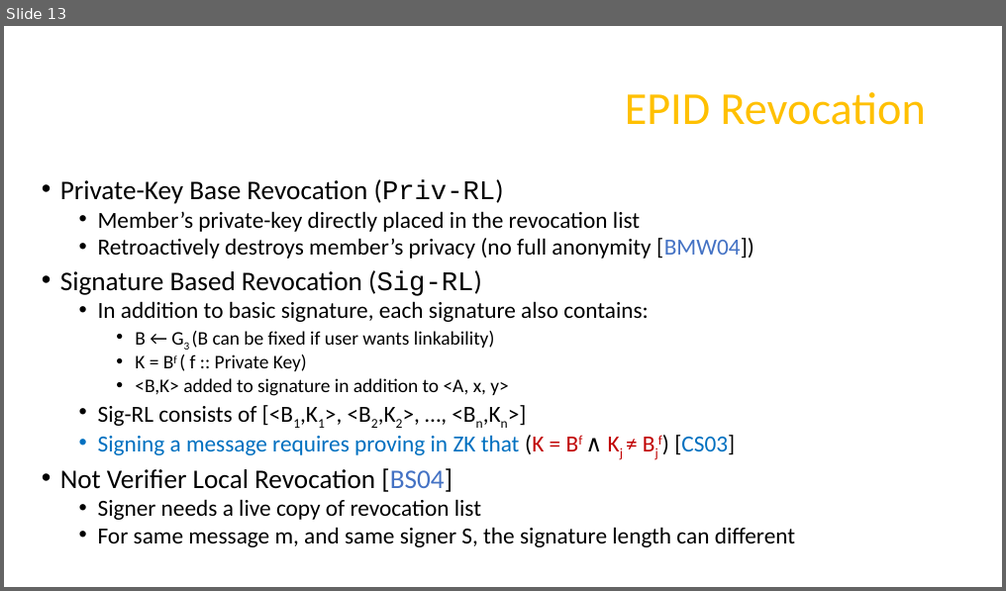
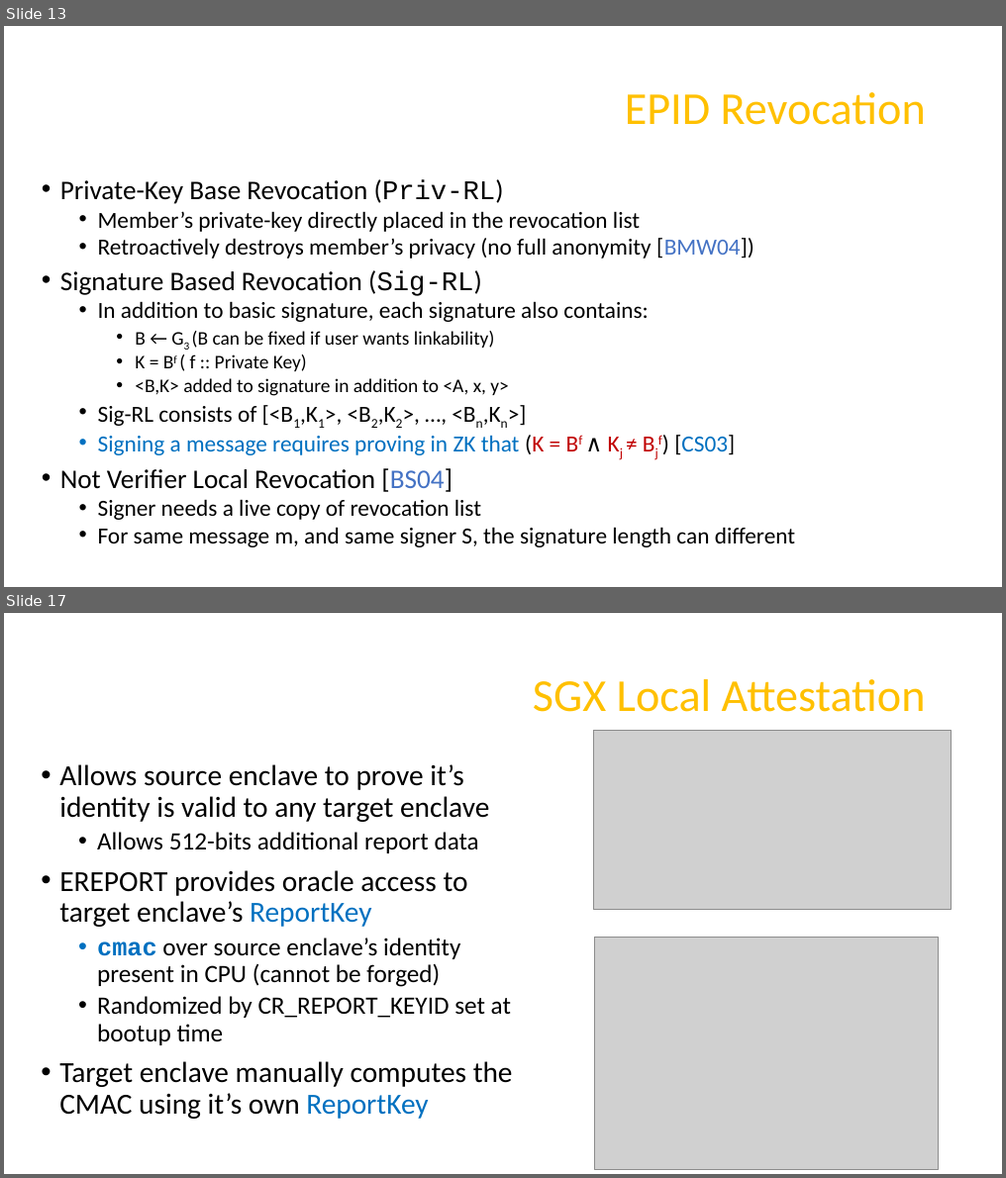
Before and after one commit to axelexic/sgx_remote_attestation_bh_17, a slide deck: presentation/us-17-Swami-SGX-Remote-Attestation-Is-Not-Sufficient.pptx. Shown one above the other, each under a label of ours: slide 13 before the commit, slides 13 and 17 after it; the slides between them are not shown. The pictures are 1006x591 and 1006x1178 pixels, drawn with LibreOffice and Linux fonts; fonts in the diff are those of the drawing; grey boxes stand for pictures; background and template pictures are left out. Boxes give left, top, right and bottom in pixels: in the first picture for what was removed or moved away, otherwise in the second. Text is boxed around its words. In the diff, an @@ line names an element or a change of style, - is before the commit and + after.

```diff
--- a/presentation/us-17-Swami-SGX-Remote-Attestation-Is-Not-Sufficient.pptx
+++ b/presentation/us-17-Swami-SGX-Remote-Attestation-Is-Not-Sufficient.pptx
@@ slide 17 added at [4,613,1002,1174], background picture (left out) @@
@@ title added at [533,679,926,712], 44 pt, text #FFC000 @@
+SGX Local Attestation
@@ picture added at [593,731,951,909] @@
@@ text added at [59,764,513,1119], 28 pt, text #000000 @@
+• Allows source enclave to prove it’s identity is valid to any target enclave
+  • Allows 512-bits additional report data
+• EREPORT provides oracle access to target enclave’s ReportKey
+  • cmac over source enclave’s identity present in CPU (cannot be forged)
+  • Randomized by CR_REPORT_KEYID set at bootup time
+• Target enclave manually computes the CMAC using it’s own ReportKey
@@ picture added at [594,937,939,1169] @@
```
Also in this commit, not shown: 7 slides changed, 2 other slides added, 1 slide removed, 3 other files.
